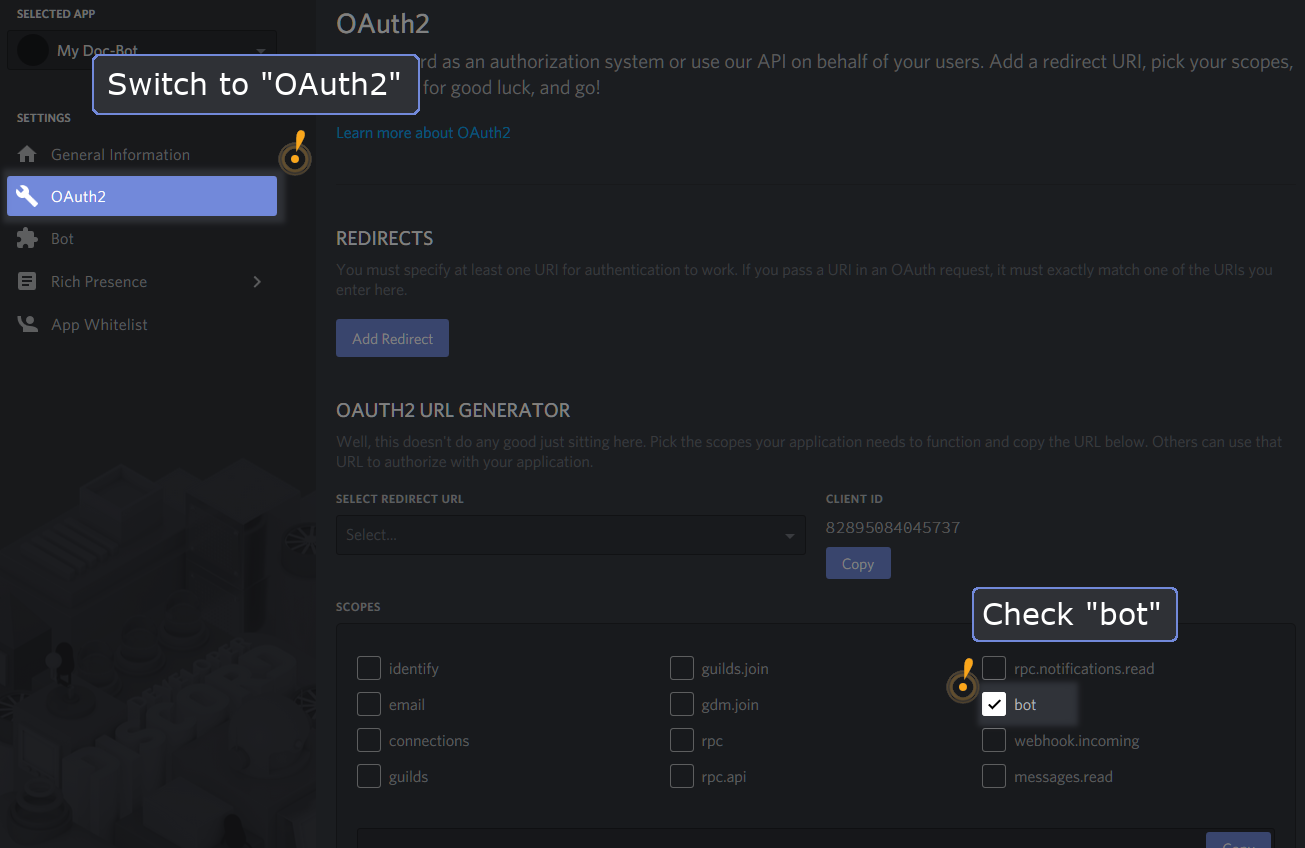
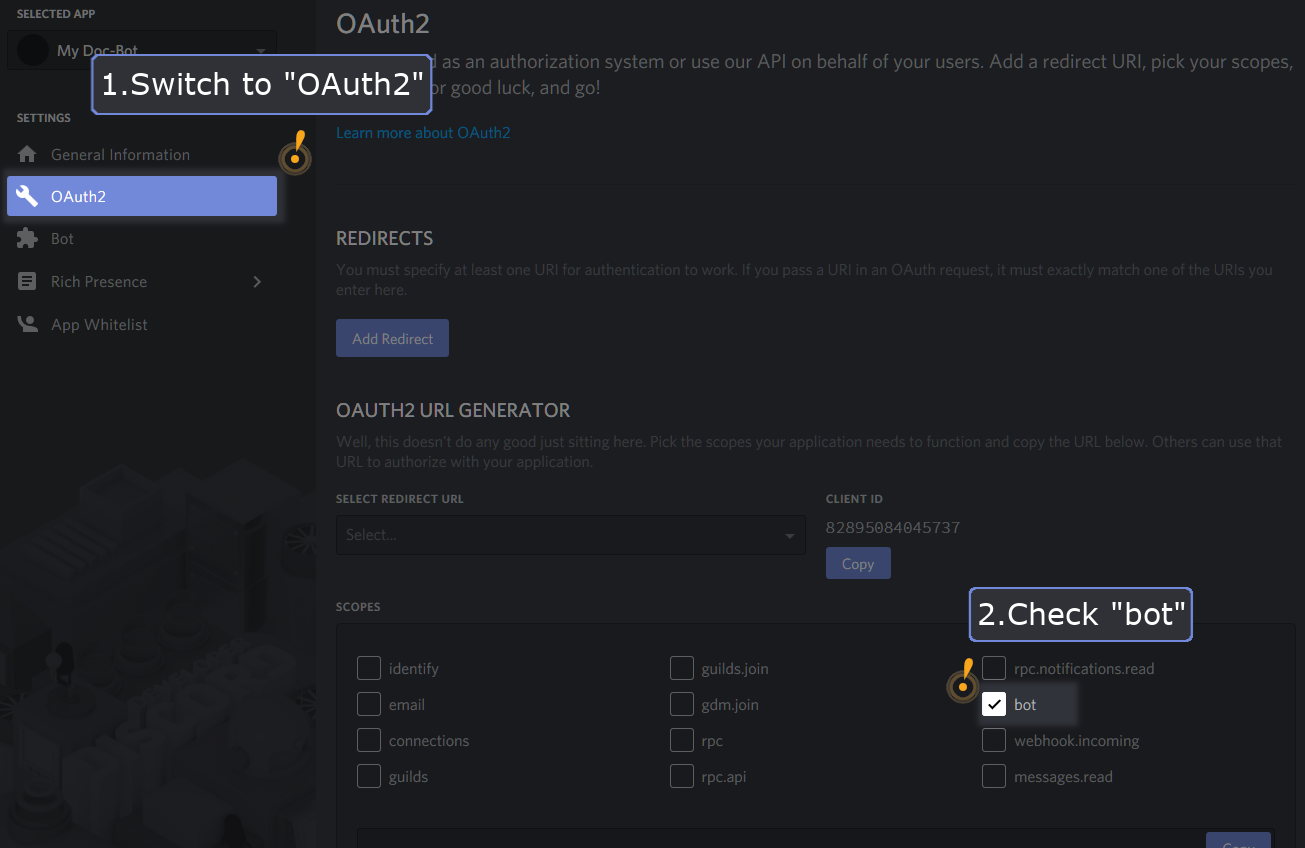
Revision of a layered 1305 x 848 image; what changed, layer by layer:
renamed "Check 'bot'" to "2.Check 'bot'", painted on it over [979, 602, 1185, 625]
painted on "Schwebende Ebene #1" over [968, 587, 1194, 642]
renamed "Switch to 'OAuth2'" to "1.Switch to 'OAuth2'", painted on it over [104, 72, 423, 95]
painted on "Schwebende Ebene" over [90, 54, 434, 115]
